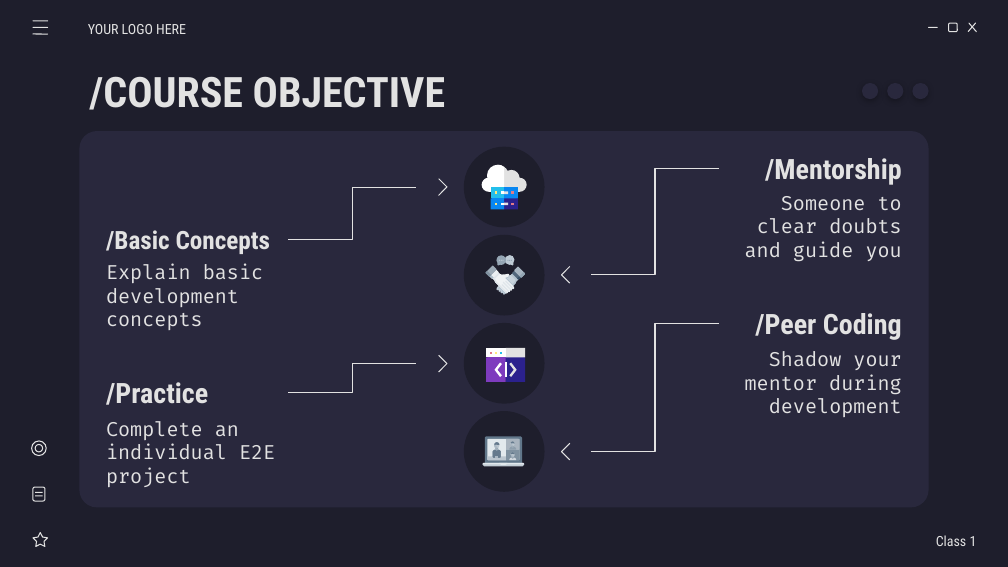
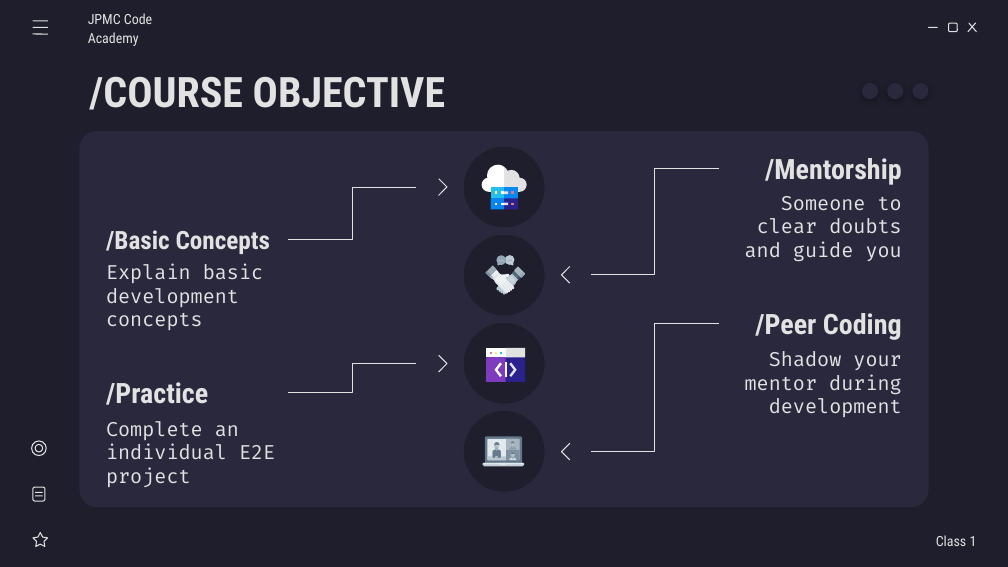
Before and after one commit to RasT110e5/code-academy-jpmc, a slide deck: slide 4 of classes/class-1/class1-slides.odp. Drawn at 1008x567 pixels with LibreOffice and Linux fonts; fonts in the diff are those of the drawing. Boxes give left, top, right and bottom in pixels: in the first picture for what was removed or moved away, otherwise in the second. Text is boxed around its words. In the diff, an @@ line names an element or a change of style, - is before the commit and + after.

```diff
--- a/classes/class-1/class1-slides.odp
+++ b/classes/class-1/class1-slides.odp
@@ subtitle at bbox=[88, 13, 152, 46]: text changed @@
-YOUR LOGO HERE
+JPMC Code Academy
```
Also in this commit, not shown: 6 other slides changed, 3 other files.
